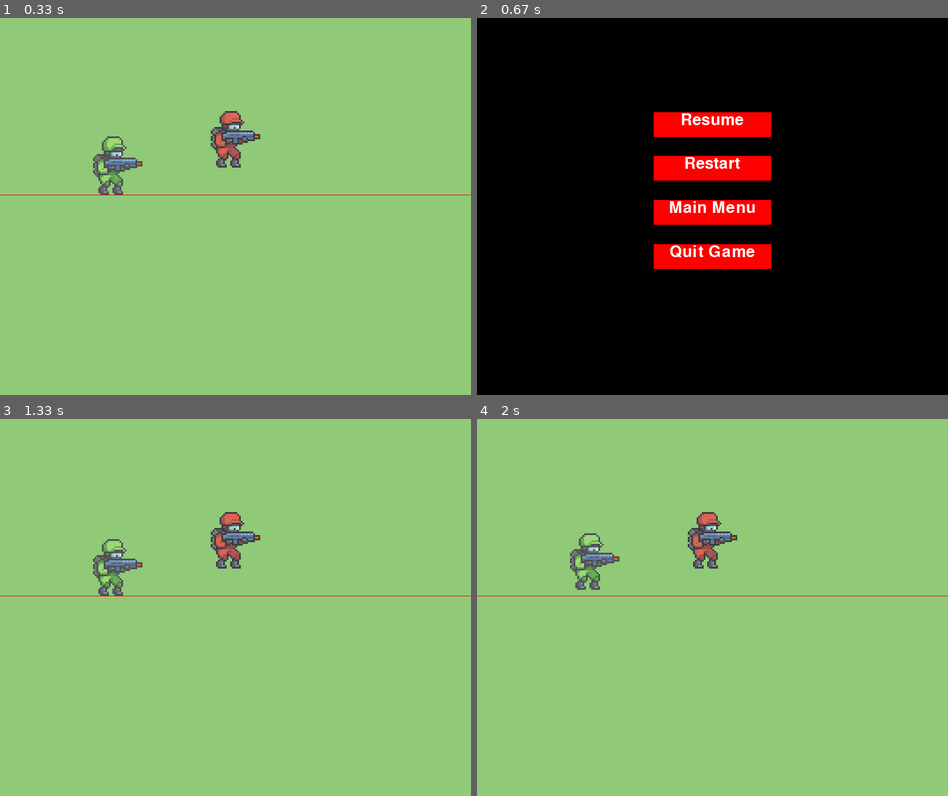
Above: before the commit, frames 1-4 (two rows, left to right).
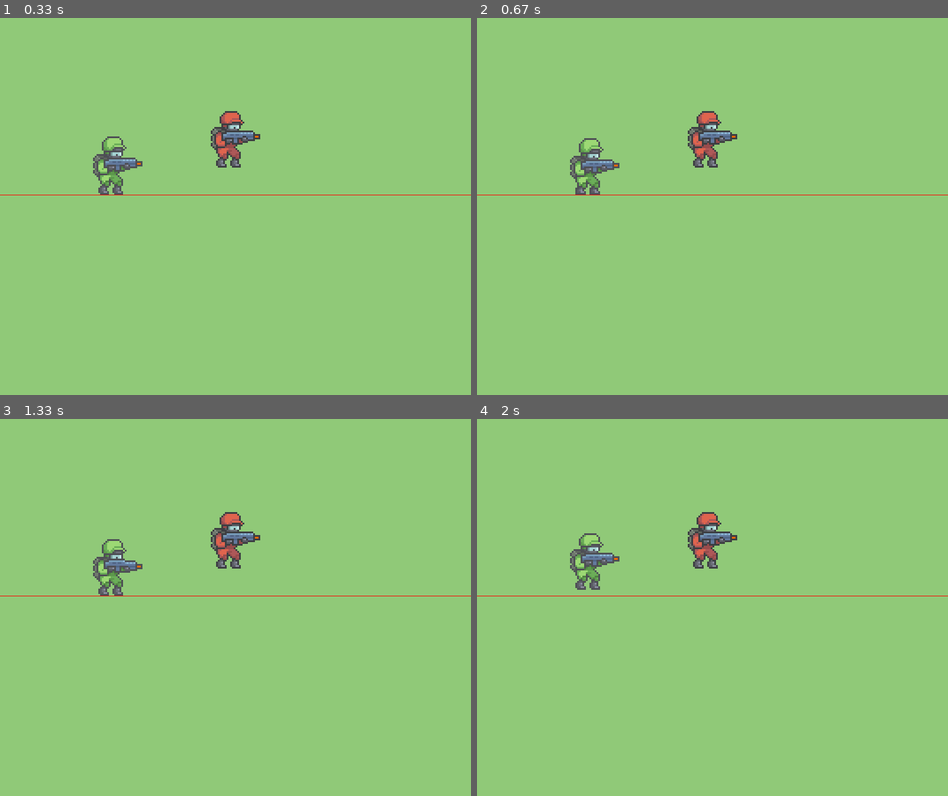
Above: after the commit, the same moments.

Repository: Kikii95/JV-Mini_Studio
Game: pygame game, started from mini Studio/main.py
Same seed, same stepped clock (60 frames per second), same inputs: the game is played once before the commit and once after it.
Inputs:
- Up to frame 1 (0.33 s): no input
- Up to frame 2 (0.67 s): hold O from 0.33 s (still down)
- Up to frame 3 (1.33 s): release O at 0.87 s; hold O from 0.9 s (still down)
- Up to frame 4 (2 s): release O at 1.43 s; tap Space at 1.47, 1.87 s

Frame 1 is identical in both runs. In frame 2, 100% of the frame differs, in the area x 0-100%, y 0-100%; in frame 3, 0.2%; in frame 4, nothing differs.

Commit message:
Revert "debut du menu pause"
This reverts commit 2ecd3073336ac1e1b074c8f2ae995b6bb8c6b4c8.

Diff:
--- a/mini Studio/main.py
+++ b/mini Studio/main.py
@@ -27,50 +27,6 @@
 def draw_bg():
     screen.fill(BG)
     pygame.draw.line(screen, RED, (0, 300), (SCREEN_WIDTH, 300))
-
-
-def pause_menu():
-    paused = True
-    while paused:
-        for event in pygame.event.get():
-            if event.type == pygame.QUIT:
-                pygame.quit()
-                quit()
-
-            if event.type == pygame.KEYDOWN:
-                if event.key == pygame.K_o:
-                    paused = False
-
-        screen.fill((0, 0, 0))
-        pause_font = pygame.font.Font(None, int(SCREEN_WIDTH / 20))
-        button_width = SCREEN_WIDTH / 4
-        button_height = SCREEN_HEIGHT / 15
-
-        resume_text = pause_font.render("Resume", True, (255, 255, 255))
-        restart_text = pause_font.render("Restart", True, (255, 255, 255))
-        main_menu_text = pause_font.render("Main Menu", True, (255, 255, 255))
-        quit_text = pause_font.render("Quit Game", True, (255, 255, 255))
-
-        button_gap = SCREEN_HEIGHT / 20
-        button_y = SCREEN_HEIGHT / 4
-
-        resume_button = pygame.Rect((SCREEN_WIDTH - button_width) / 2, button_y, button_width, button_height)
-        restart_button = pygame.Rect((SCREEN_WIDTH - button_width) / 2, button_y + button_height + button_gap, button_width, button_height)
-        main_menu_button = pygame.Rect((SCREEN_WIDTH - button_width) / 2, button_y + (button_height + button_gap) * 2, button_width, button_height)
-        quit_button = pygame.Rect((SCREEN_WIDTH - button_width) / 2, button_y + (button_height + button_gap) * 3, button_width, button_height)
-
-        pygame.draw.rect(screen, (255, 0, 0), resume_button)
-        pygame.draw.rect(screen, (255, 0, 0), restart_button)
-        pygame.draw.rect(screen, (255, 0, 0), main_menu_button)
-        pygame.draw.rect(screen, (255, 0, 0), quit_button)
-
-        screen.blit(resume_text, ((SCREEN_WIDTH - resume_text.get_width()) / 2, button_y))
-        screen.blit(restart_text, ((SCREEN_WIDTH - restart_text.get_width()) / 2, button_y + button_height + button_gap))
-        screen.blit(main_menu_text, ((SCREEN_WIDTH - main_menu_text.get_width()) / 2, button_y + (button_height + button_gap) * 2))
-        screen.blit(quit_text, ((SCREEN_WIDTH - quit_text.get_width()) / 2, button_y + (button_height + button_gap) * 3))
-
-        pygame.display.update()
-        clock.tick(60)
 
 
 class Player(pygame.sprite.Sprite):
@@ -203,8 +159,6 @@
                 player.jump = True
             if event.key == pygame.K_ESCAPE:
                 run = False
-            if event.key == pygame.K_o:
-                pause_menu()
 
         # keyboard button released
         if event.type == pygame.KEYUP:
